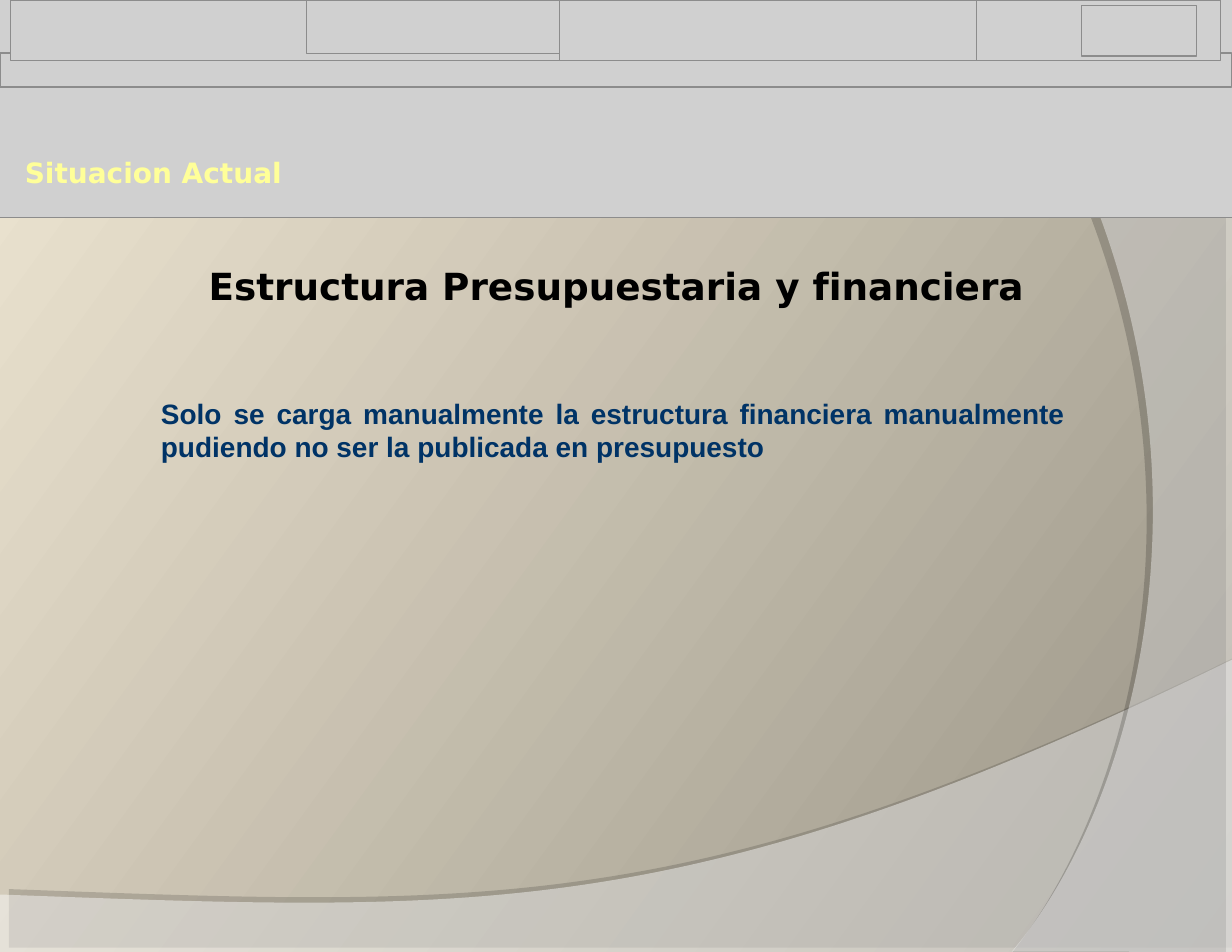
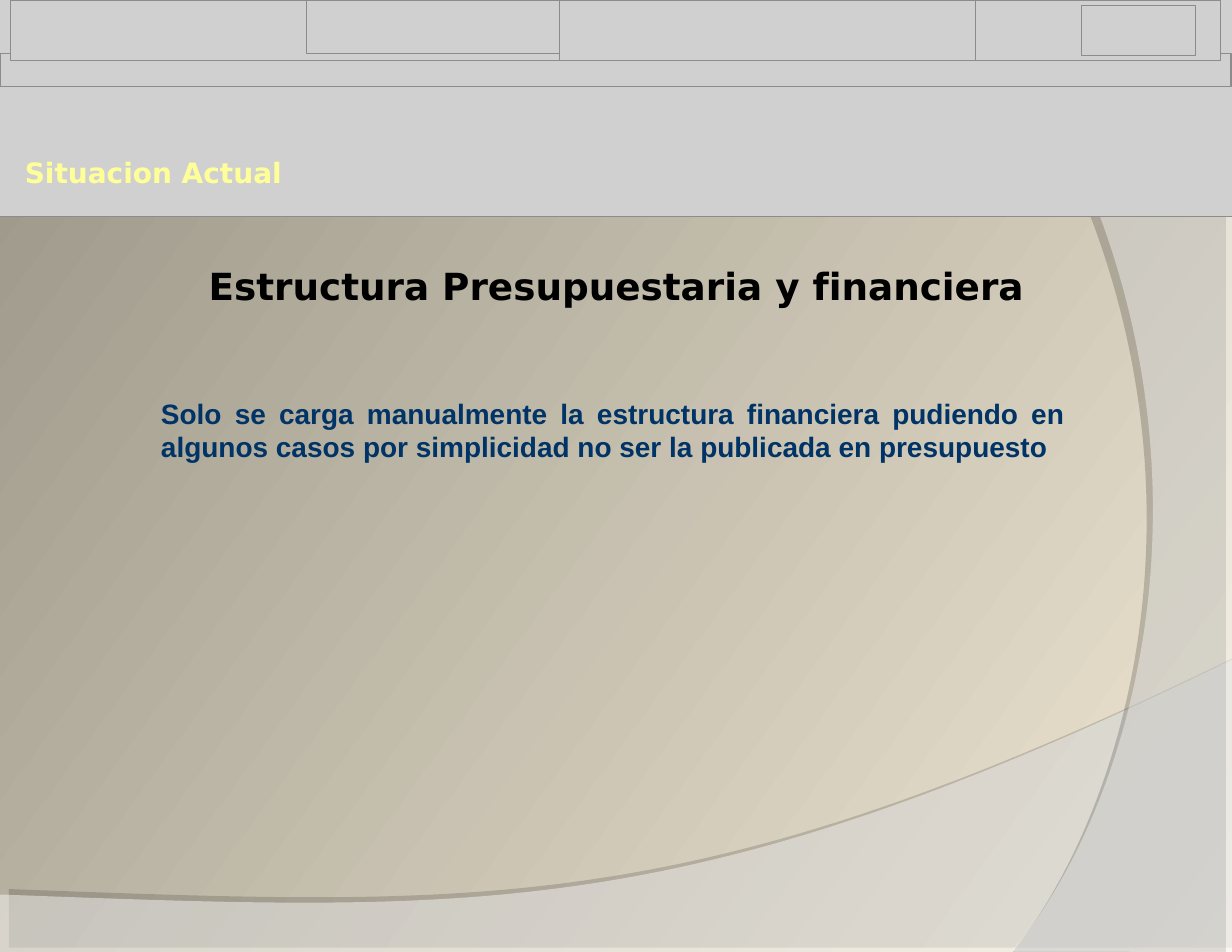
Before and after one commit to alisira/sgf, a slide deck: slide 5 of SOPORTE/Integracion_Sigefirrhh_Sigecof.ppt. Drawn at 1232x952 pixels with LibreOffice and Linux fonts; fonts in the diff are those of the drawing; grey boxes stand for pictures; background and template pictures are left out. Boxes give left, top, right and bottom in pixels: in the first picture for what was removed or moved away, otherwise in the second. Text is boxed around its words. In the diff, an @@ line names an element or a change of style, - is before the commit and + after.

```diff
--- a/SOPORTE/Integracion_Sigefirrhh_Sigecof.ppt
+++ b/SOPORTE/Integracion_Sigefirrhh_Sigecof.ppt
@@ background gradient #9A9487 to #EFE7D3 to gradient #EFE7D3 to #9A9487 @@
@@ text at [161, 403, 1064, 463]: text changed @@
-Solo se carga manualmente la estructura financiera manualmente pudiendo no ser la publicada en presupuesto
+Solo se carga manualmente la estructura financiera pudiendo en algunos casos por simplicidad no ser la publicada en presupuesto
```
Also in this commit, not shown: 22 other slides changed, 4 other files.
